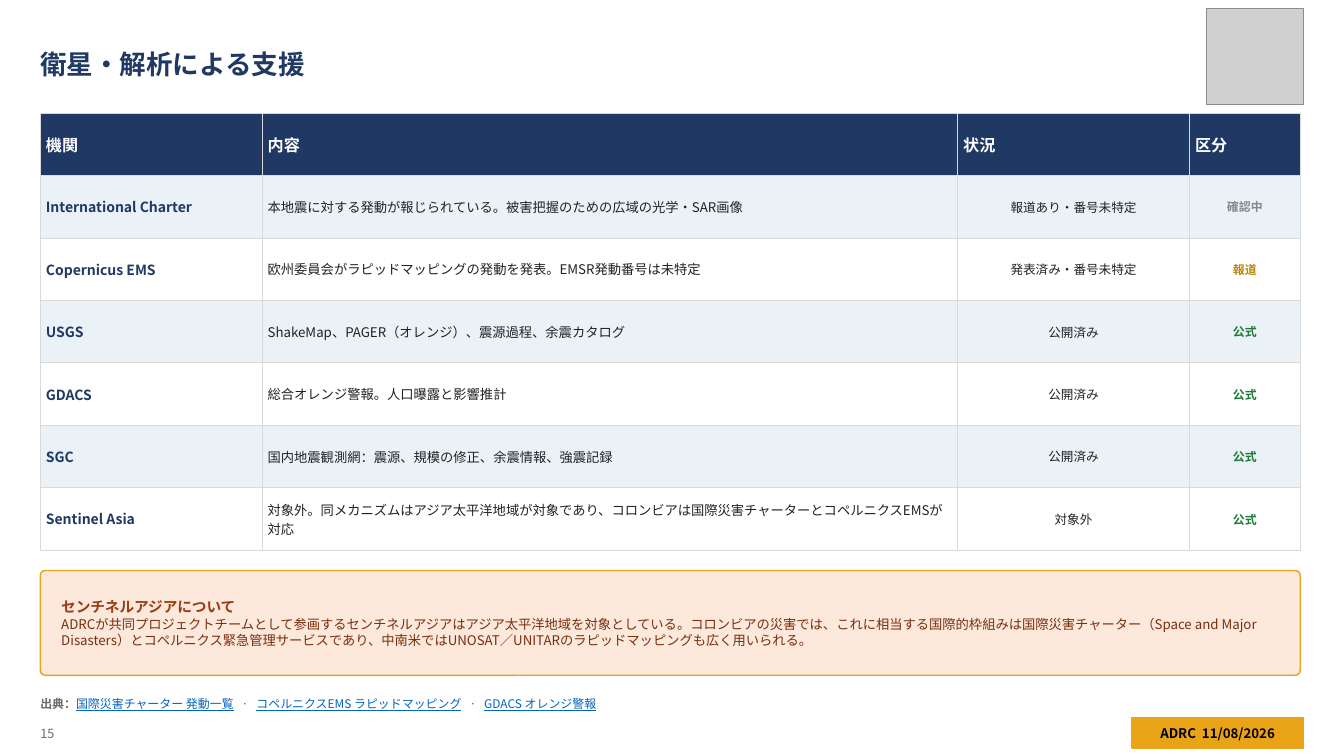
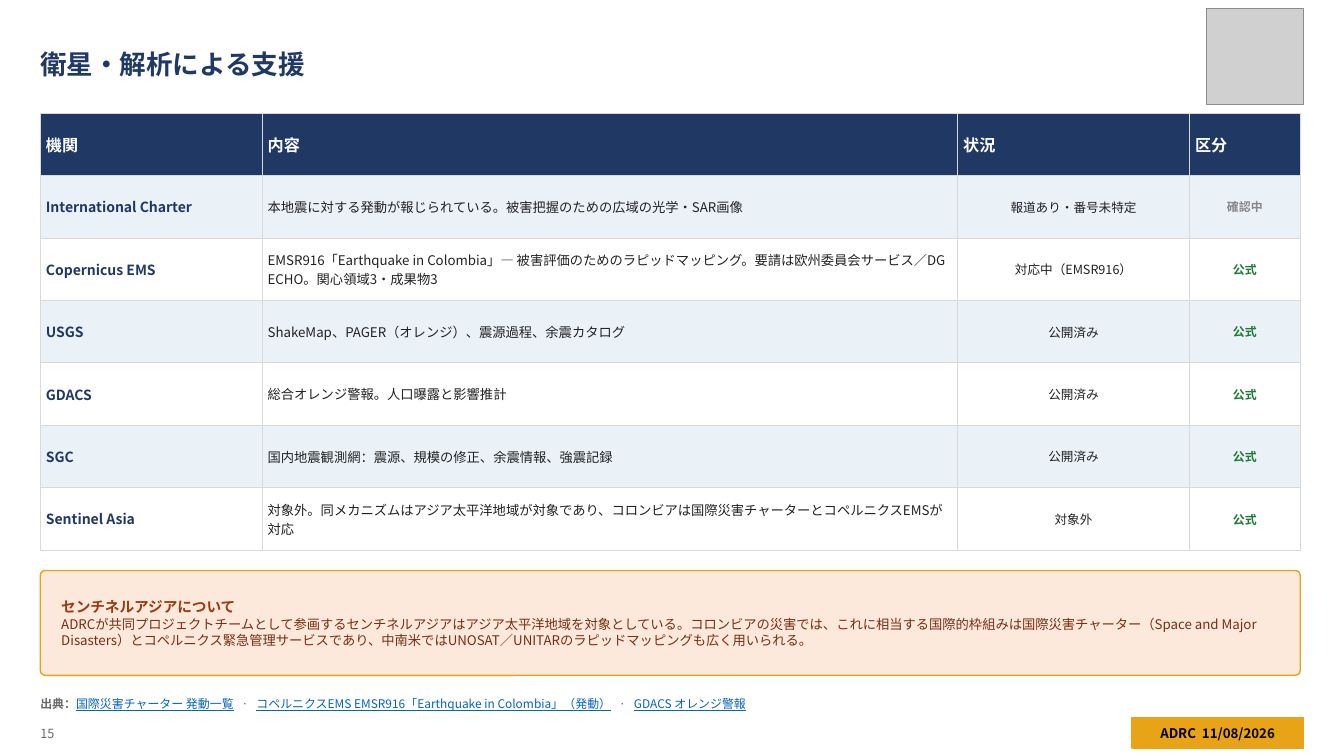
Before and after one commit to kochobi-max/whatsmap, a slide deck: slide 15 of reports/colombia_eq_20260810/output/ADRC_EQ_COL_Choco_20260810_JA.pptx. Drawn at 1344x756 pixels with LibreOffice and Linux fonts; fonts in the diff are those of the drawing; grey boxes stand for pictures. Boxes give left, top, right and bottom in pixels: in the first picture for what was removed or moved away, otherwise in the second. Text is boxed around its words. In the diff, an @@ line names an element or a change of style, - is before the commit and + after.

```diff
--- a/reports/colombia_eq_20260810/output/ADRC_EQ_COL_Choco_20260810_JA.pptx
+++ b/reports/colombia_eq_20260810/output/ADRC_EQ_COL_Choco_20260810_JA.pptx
@@ table at <box>40,113,1301,539</box> @@
-row 3: Copernicus EMS | 欧州委員会がラピッドマッピングの発動を発表。EMSR発動番号は未特定 | 発表済み・番号未特定 | 報道
+row 3: Copernicus EMS | EMSR916「Earthquake in Colombia」— 被害評価のためのラピッドマッピング。要請は欧州委員会サービス／DG ECHO。関心領域3・成果物3 | 対応中（EMSR916） | 公式
@@ text at <box>40,698,746,711</box>: text changed @@
-出典：国際災害チャーター 発動一覧 · コペルニクスEMS ラピッドマッピング · GDACS オレンジ警報
+出典：国際災害チャーター 発動一覧 · コペルニクスEMS EMSR916「Earthquake in Colombia」（発動） · GDACS オレンジ警報
```
Also in this commit, not shown: 3 other slides changed, 7 other files.
